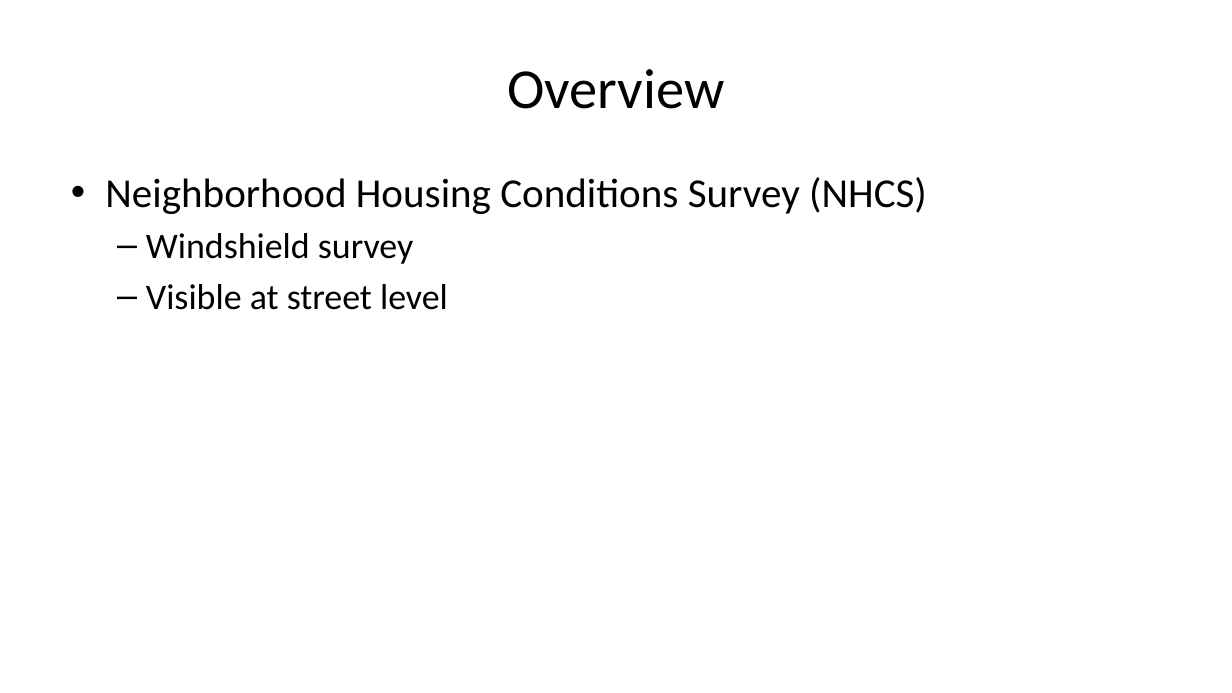
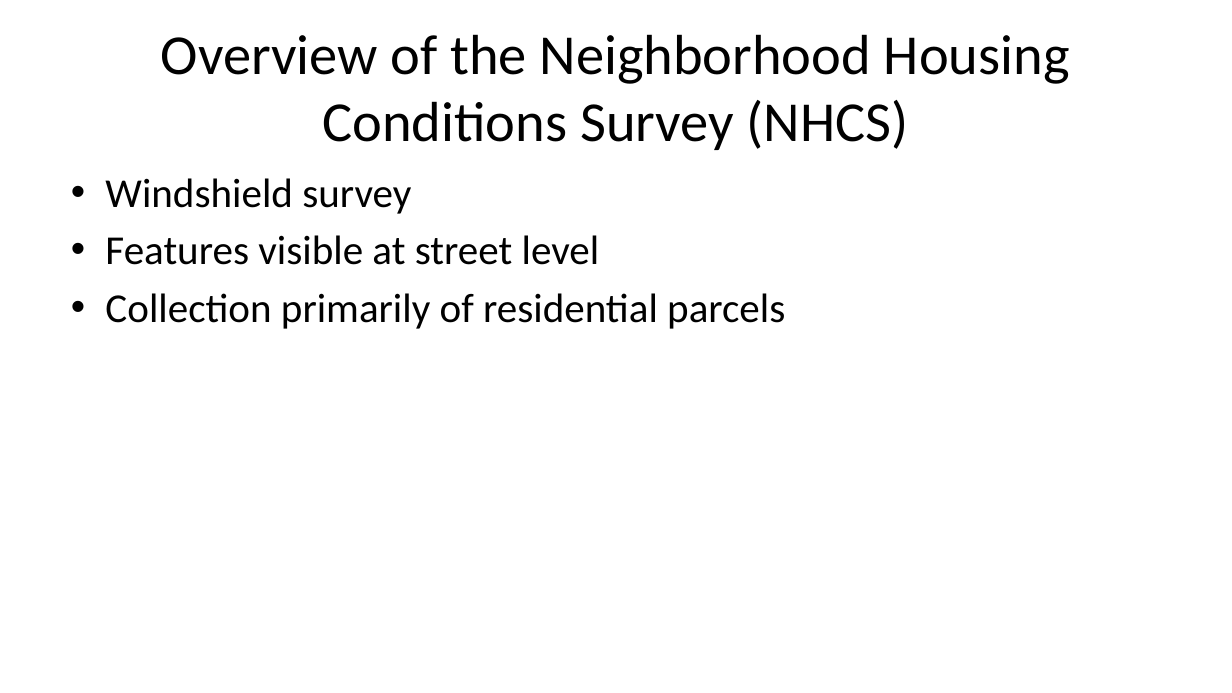
Before and after one commit to pmean/talks, a slide deck: slide 6 of nhcs/seattle-talk.pptx (slide 2 before the commit). Drawn at 1232x693 pixels with LibreOffice and Linux fonts; fonts in the diff are those of the drawing. Boxes give left, top, right and bottom in pixels: in the first picture for what was removed or moved away, otherwise in the second. Text is boxed around its words. In the diff, an @@ line names an element or a change of style, - is before the commit and + after.

```diff
--- a/nhcs/seattle-talk.pptx
+++ b/nhcs/seattle-talk.pptx
@@ title at [161, 34, 1070, 150]: text changed @@
-Overview
+Overview of the Neighborhood Housing Conditions Survey (NHCS)
@@ text at [105, 177, 927, 214]: paragraph removed @@
-• Neighborhood Housing Conditions Survey (NHCS)
@@ text at [105, 178, 411, 214]: size 28 to 32 pt in "Windshield survey"; bullet – to •; list level 2 to 1 in "Windshield survey" @@
@@ text at [105, 235, 785, 329]: text changed; size 28 to 32 pt @@
-  – Visible at street level
+• Features visible at street level
+• Collection primarily of residential parcels
```
Also in this commit, not shown: 10 other slides changed, 5 slides added, 1 slide removed, 2 other files.
